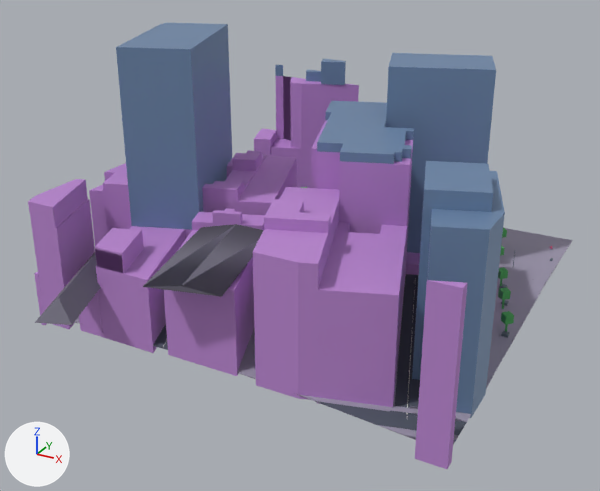
A saved change to the glTF model public/maps/melbourne/chunks/4_-18.glb.
One viewpoint serves both versions: a camera (50 mm lens) standing at (637.0, 1900.6, 139.7) and looking at (530.5, 2094.3, 42.8). Arrows for +X, +Y and +Z are at lower left; the lights stay in place. The older version comes first. Where no turn or scale is listed for an object, it has been applied to the vertices. Vertices at exactly the same position are counted once.

The first picture shows 'compiled-chunk'.
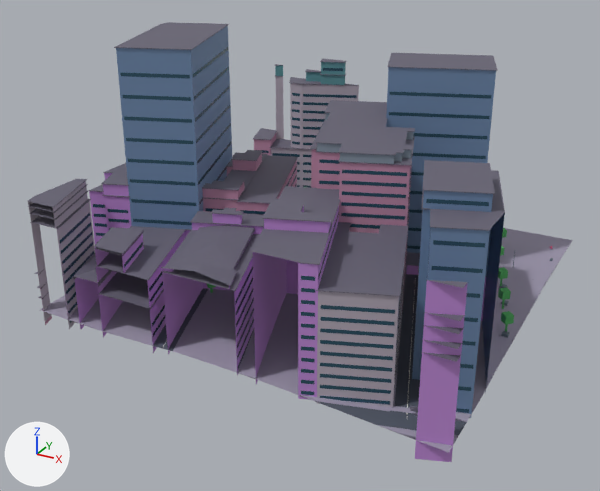
Where the newer file only moved an object's origin or applied its transform, the numbers keep the older frame.

What the commit changed:
Material 'skyscraper-teal' (mat_skyscraper_teal) is new.
Its base color is (0.12, 0.32, 0.35) (cyan #6199a0).
Its metallic is 0.2.
Its roughness is 0.44.
Material 'skyscraper-slate' (mat_skyscraper_slate) is new.
Its base color is (0.25, 0.31, 0.38) (greyish blue #8997a6).
Its metallic is 0.14.
Material 'commercial-rose' (mat_commercial_rose) is new.
Its base color is (0.52, 0.26, 0.39) (pink #bf8ba8).
Its roughness is 0.8.
Material 'window' (mat_window) is new.
Its base color is (0.035, 0.105, 0.16) (dark blue #355b6f).
Its metallic is 0.38.
Its roughness is 0.24.
Material 'commercial-stone' (mat_commercial_stone) is new.
Its base color is (0.43, 0.38, 0.45) (grey #afa6b3).
Its roughness is 0.86.
me_mesh_0 is used by ob_compiled_chunk; location (529.0, 2102.2, 60.2).
me_mesh_0 had 3961 vertices, 5864 faces and spanned x -65.0..65.0, y -79.0..79.0, z -39.0..39.0.
me_mesh_0 now has 7184 vertices, 7411 faces and spans x -55.0..65.0, y -56.0..64.0, z -39.0..39.0.
me_mesh_0 part 1: 22 vertices moved within x -31.0..64.0, y -25.0..56.0, z -31.0..-29.0; 30 vertices removed from x -65.0..65.0, y -79.0..79.0, z -39.0..-6.0; 3253 vertices added at x -55.0..65.0, y -56.0..64.0, z -38.0..39.0.
me_mesh_0 part 2: 118 faces spanning x -55.0..35.0, y -56.0..64.0, z -35.0..13.0 switch from mat_commercial (purple #b985cf) to mat_commercial_rose (pink #bf8ba8).
me_mesh_0 part 3: 84 faces spanning x -55.0..53.0, y -56.0..64.0, z -34.0..13.0 switch from mat_commercial (purple #b985cf) to mat_commercial_stone (grey #afa6b3).
me_mesh_0 part 4: 36 faces spanning x -9.0..33.0, y -17.0..38.0, z 13.0..16.0 switch from mat_skyscraper (blue #718caf) to mat_skyscraper_slate (greyish blue #8997a6).
me_mesh_0 part 5: 20 faces spanning x -48.0..-19.0, y 59.0..64.0, z 13.0..21.0 switch from mat_skyscraper (blue #718caf) to mat_skyscraper_teal (cyan #6199a0).
me_mesh_0 gains material mat_window (dark blue #355b6f).

Pixel boxes [x1, y1, x2, y2] of what changed, in the pictures (600 x 491 px):
'compiled-chunk', reshaped
    before: [28, 23, 573, 469]
    after: [28, 22, 573, 462]
part 1 of me_mesh_0, cut back
    before: [35, 224, 523, 469]
    after: [28, 22, 523, 453]
part 2 of me_mesh_0, recoloured
    both: [38, 134, 412, 325]
part 3 of me_mesh_0, recoloured
    before: [53, 76, 407, 407]
    after: [28, 76, 405, 407]
part 4 of me_mesh_0, recoloured (blue to greyish blue)
    both: [317, 113, 414, 164]
part 5 of me_mesh_0, recoloured (blue to cyan)
    both: [275, 62, 346, 85]
